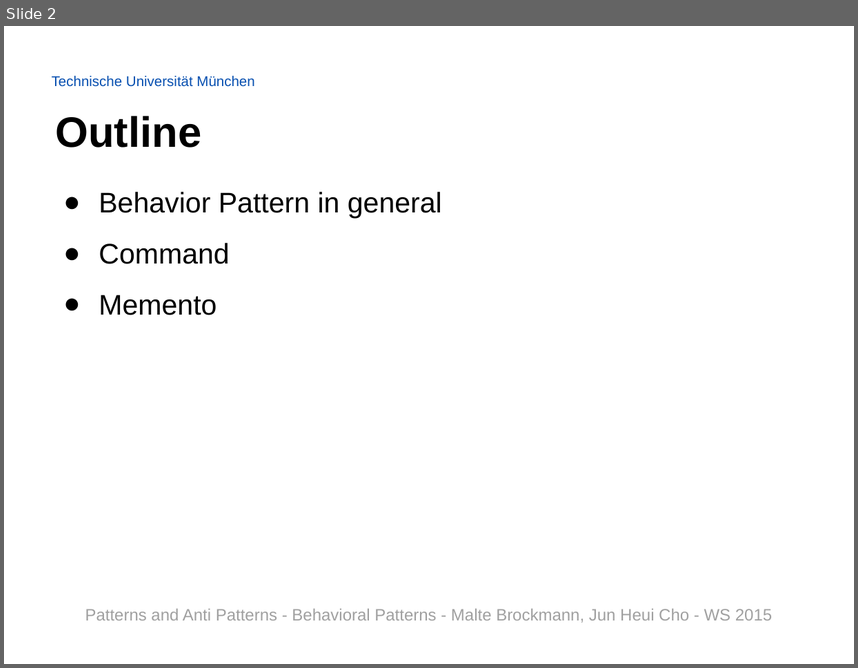
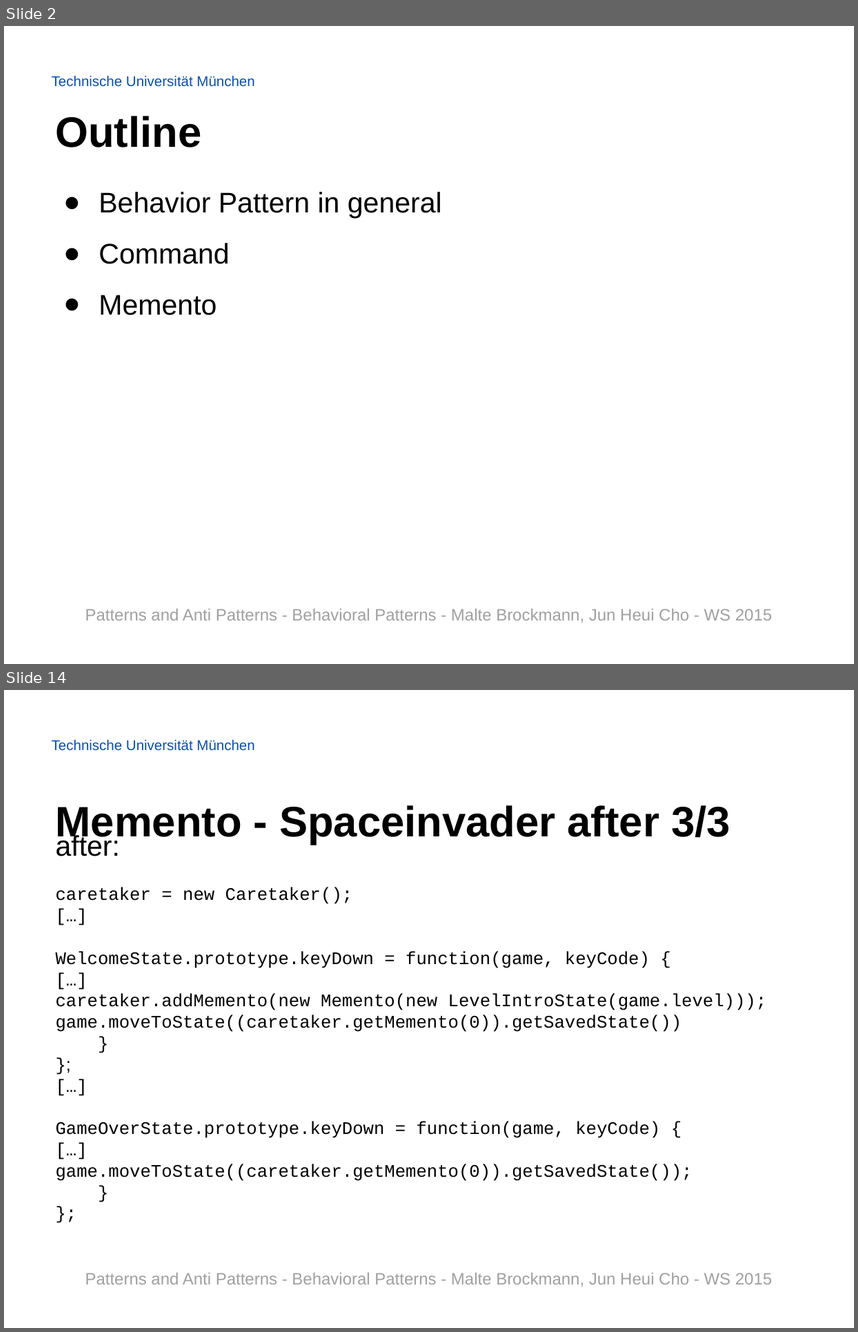
Before and after one commit to Painted6/Behavioral-design-patterns, a slide deck: Behavioral Patterns - JS Patterns and Anti Patterns.pptx. Shown one above the other, each under a label of ours: slide 2 before the commit, slides 2 and 14 after it; the slides between them are not shown. The pictures are 858x668 and 858x1332 pixels, drawn with LibreOffice and Linux fonts; fonts in the diff are those of the drawing; background and template pictures are left out. Boxes give left, top, right and bottom in pixels: in the first picture for what was removed or moved away, otherwise in the second. Text is boxed around its words. In the diff, an @@ line names an element or a change of style, - is before the commit and + after.

Commit message:
added slides for command and memento pattern & for the spaceinvader game. (sources are on the last slide)

```diff
--- a/Behavioral Patterns - JS Patterns and Anti Patterns.pptx
+++ b/Behavioral Patterns - JS Patterns and Anti Patterns.pptx
@@ slide 14 added at [4,690,854,1328], background picture (left out); not listed: 1 template element that a slide beside it also shows @@
@@ title added at [56,805,731,845], 36 pt, text #000000, bold @@
+Memento - Spaceinvader after 3/3
@@ text added at [56,833,767,1181], 15 pt, text #000000 @@
+after:
+caretaker = new Caretaker();
+[…]
+WelcomeState.prototype.keyDown = function(game, keyCode) {
+[…]
+caretaker.addMemento(new Memento(new LevelIntroState(game.level))); game.moveToState((caretaker.getMemento(0)).getSavedState())
+}
+};
+[…]
+GameOverState.prototype.keyDown = function(game, keyCode) {
+[…]
+game.moveToState((caretaker.getMemento(0)).getSavedState());
+}
+};
@@ text added at [85,1272,772,1286], 14 pt, text #A0A0A0 @@
+Patterns and Anti Patterns - Behavioral Patterns - Malte Brockmann, Jun Heui Cho - WS 2015
```
Also in this commit, not shown: 3 slides changed, 9 other slides added.
